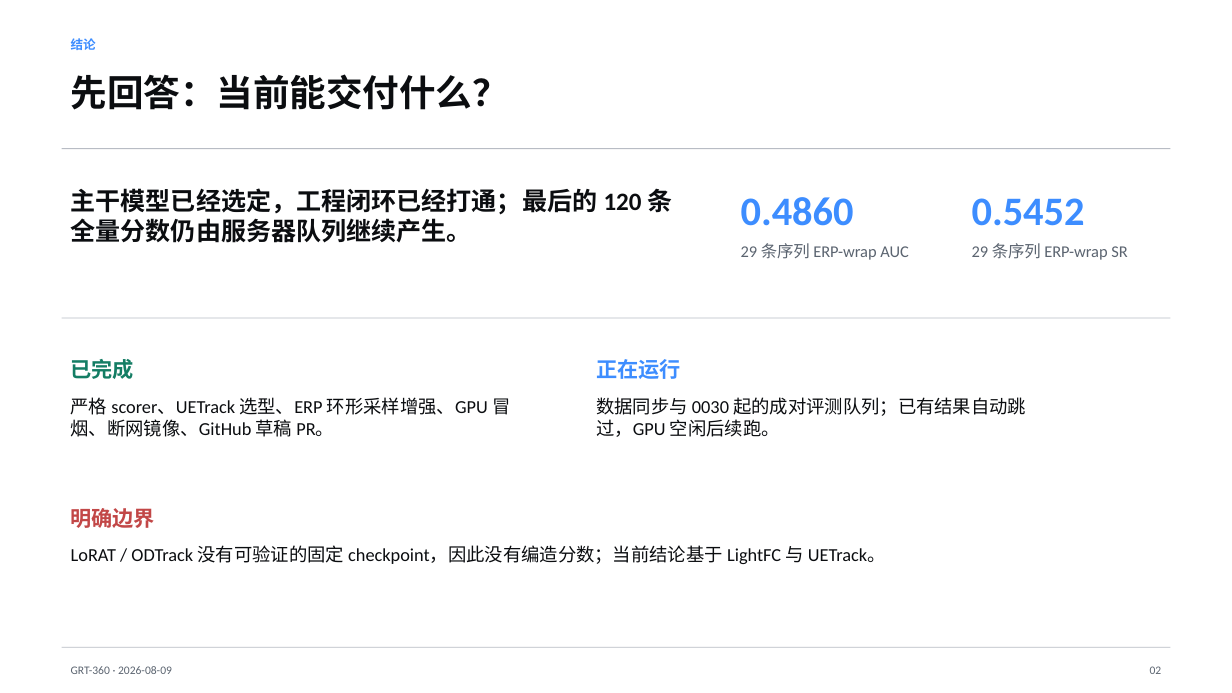
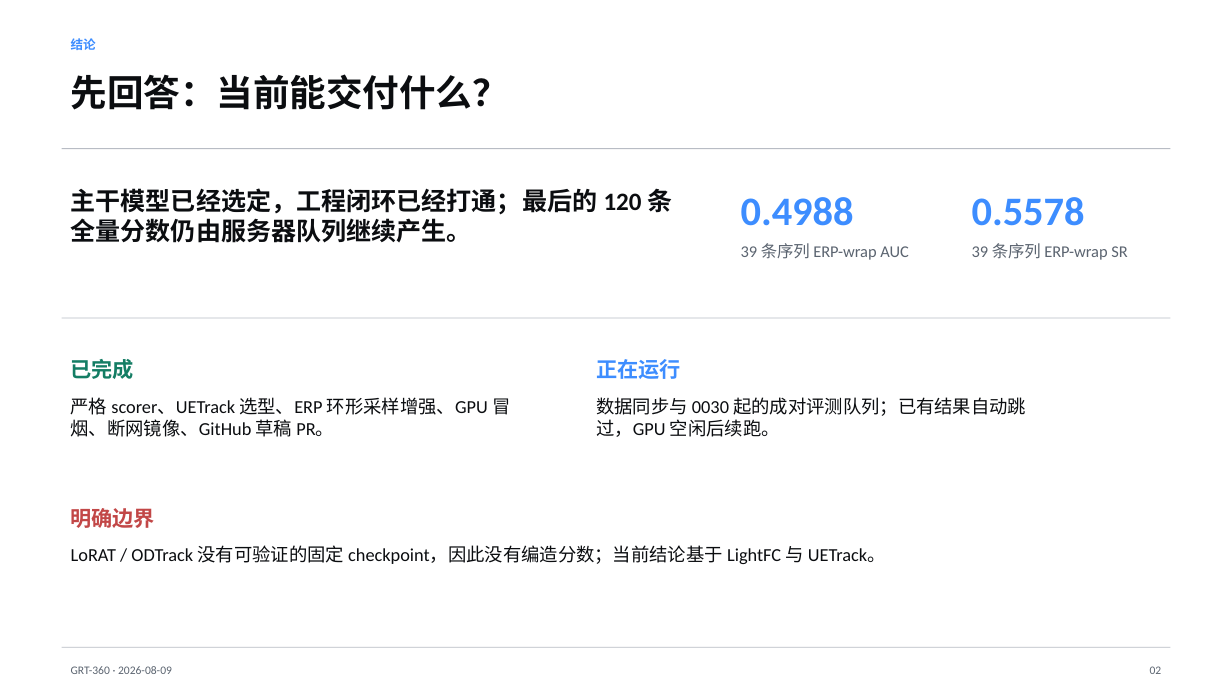
Before and after one commit to A3435331841/instan, a slide deck: slide 2 of reports/GRT360_Research_Handoff_2026-08-09.pptx. Drawn at 1232x693 pixels with LibreOffice and Linux fonts; fonts in the diff are those of the drawing. Boxes give left, top, right and bottom in pixels: in the first picture for what was removed or moved away, otherwise in the second. Text is boxed around its words. In the diff, an @@ line names an element or a change of style, - is before the commit and + after.

```diff
--- a/reports/GRT360_Research_Handoff_2026-08-09.pptx
+++ b/reports/GRT360_Research_Handoff_2026-08-09.pptx
@@ text at <box>741,197,854,226</box>: text changed @@
-0.4860
+0.4988
@@ text at <box>972,197,1085,226</box>: text changed @@
-0.5452
+0.5578
@@ text at <box>741,243,908,260</box>: text changed @@
-29 条序列 ERP-wrap AUC
+39 条序列 ERP-wrap AUC
@@ text at <box>972,243,1127,260</box>: text changed @@
-29 条序列 ERP-wrap SR
+39 条序列 ERP-wrap SR
```
Also in this commit, not shown: 2 other slides changed, 4 other files.
